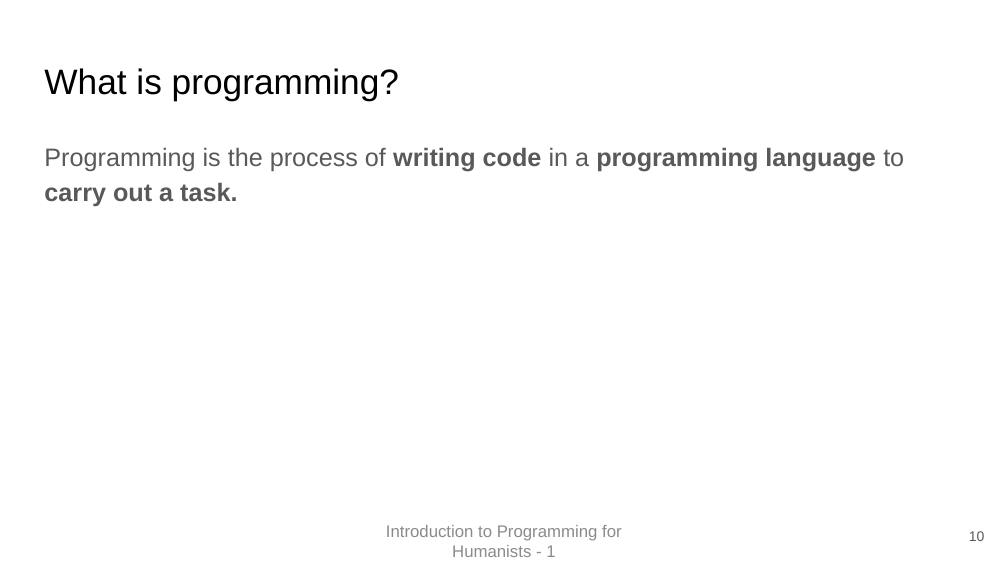
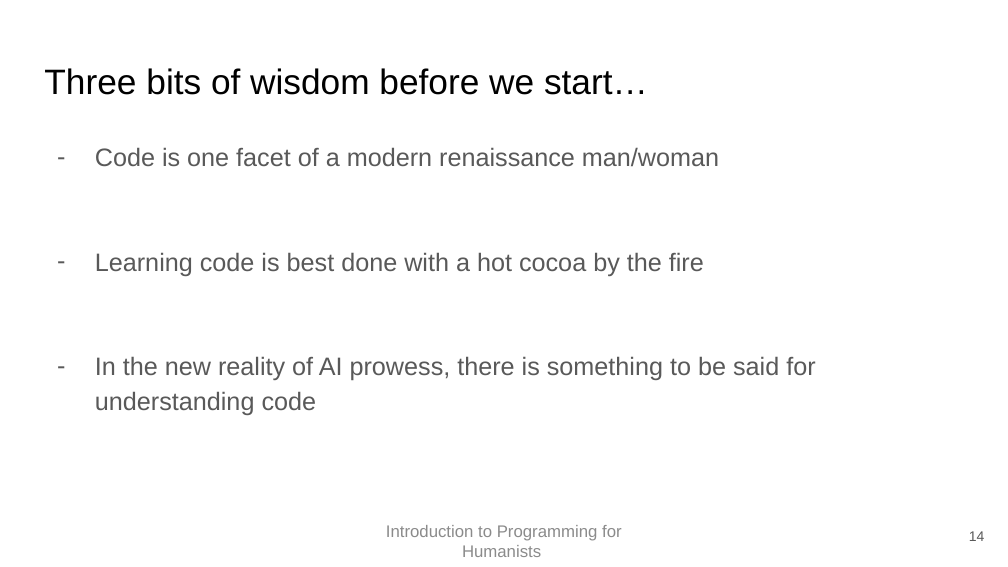
Before and after one commit to EvanEames/IPFH2526, a slide deck: slide 14 of week1/First Class.pptx (slide 10 before the commit). Drawn at 1008x567 pixels with LibreOffice and Linux fonts; fonts in the diff are those of the drawing. Boxes give left, top, right and bottom in pixels: in the first picture for what was removed or moved away, otherwise in the second. Text is boxed around its words. In the diff, an @@ line names an element or a change of style, - is before the commit and + after.

```diff
--- a/week1/First Class.pptx
+++ b/week1/First Class.pptx
@@ title at bbox=[44, 68, 648, 95]: text changed @@
-What is programming?
+Three bits of wisdom before we start…
@@ text at bbox=[95, 147, 815, 415]: text changed; bold off @@
-Programming is the process of writing code in a programming language to carry out a task.
+– Code is one facet of a modern renaissance man/woman
+– Learning code is best done with a hot cocoa by the fire
+– In the new reality of AI prowess, there is something to be said for understanding code
@@ text at bbox=[386, 525, 622, 557]: text changed @@
-Introduction to Programming for Humanists - 1
+Introduction to Programming for Humanists
@@ page number at bbox=[969, 531, 985, 541]: text changed @@
-10
+14
```
Also in this commit, not shown: 14 other slides changed, 22 slides removed, 3 other files.
